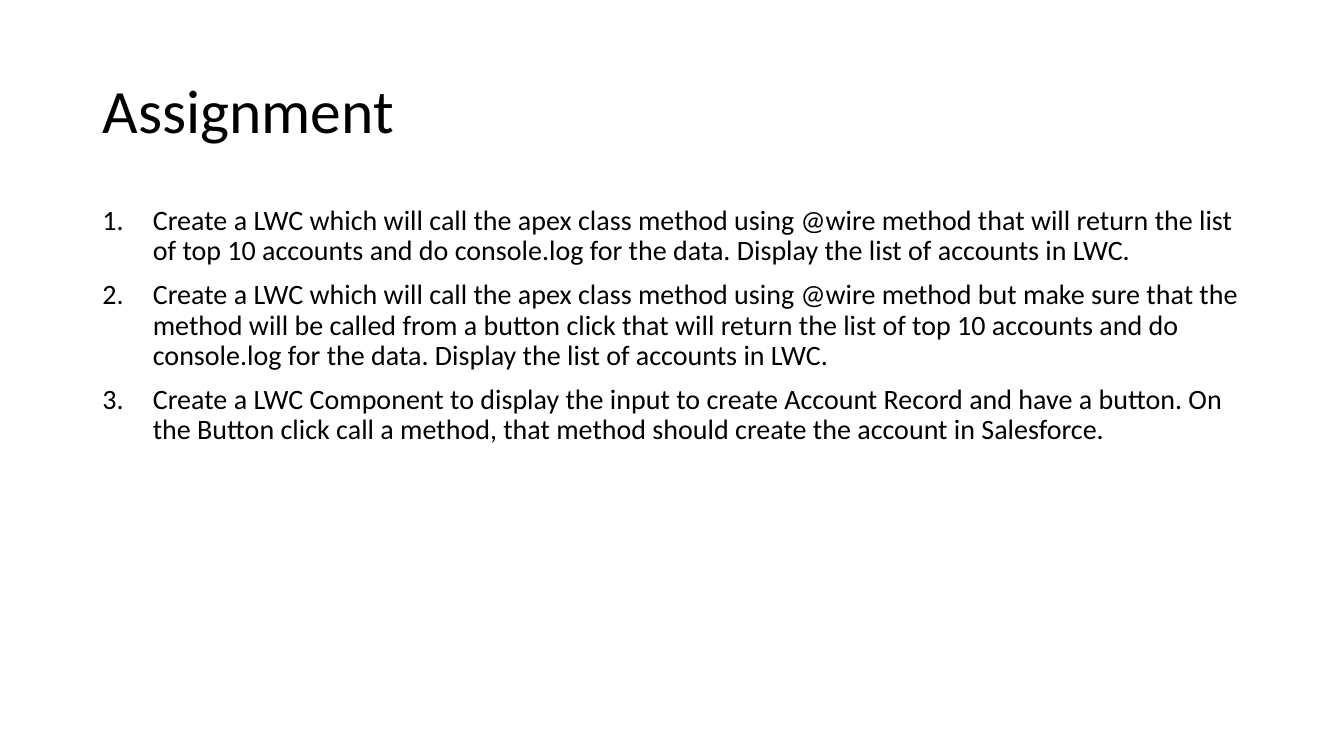
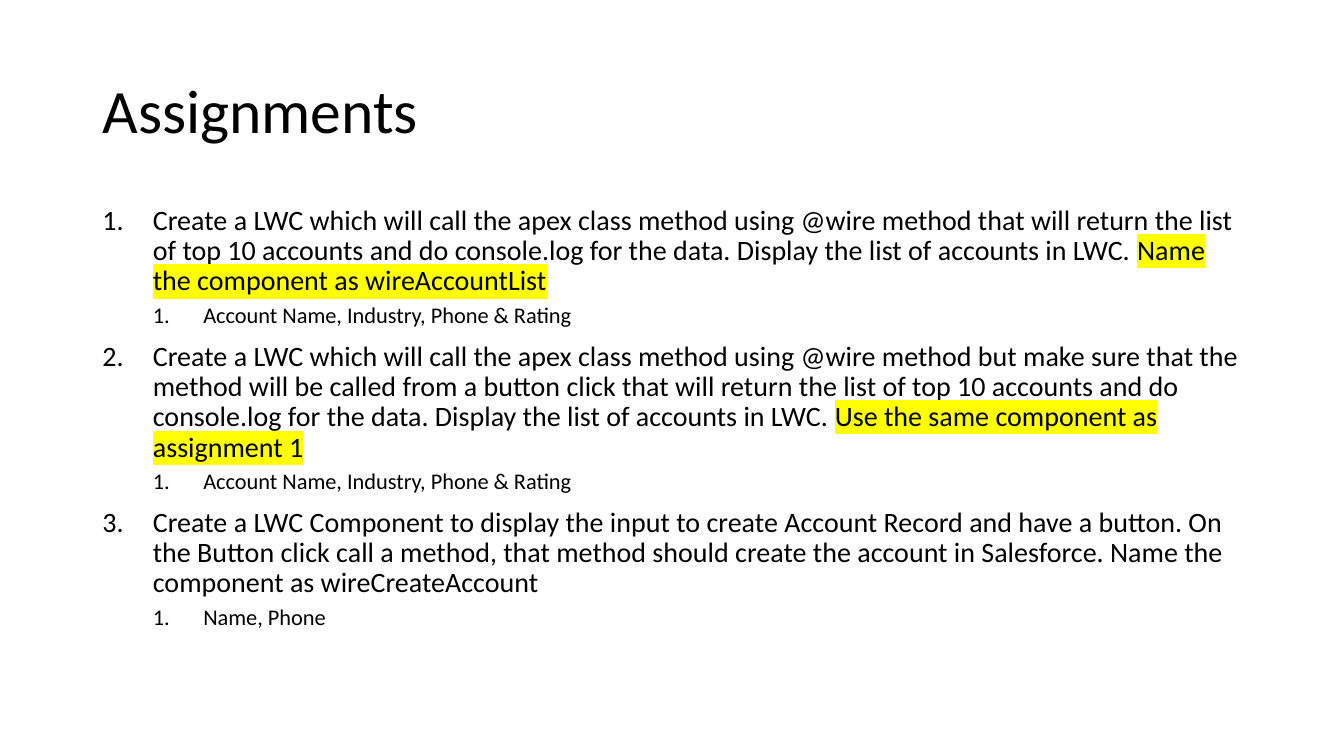
Before and after one commit to amitastreait/lwc-learning, a slide deck: slide 75 of docs/PPT/Lightning Web component.pptx (slide 55 before the commit). Drawn at 1344x756 pixels with LibreOffice and Linux fonts; fonts in the diff are those of the drawing. Boxes give left, top, right and bottom in pixels: in the first picture for what was removed or moved away, otherwise in the second. Text is boxed around its words. In the diff, an @@ line names an element or a change of style, - is before the commit and + after.

```diff
--- a/docs/PPT/Lightning Web component.pptx
+++ b/docs/PPT/Lightning Web component.pptx
@@ title at (102,90,417,144): text changed @@
-Assignment
+Assignments
@@ text at (153,210,1237,628): text changed @@
-1. Create a LWC which will call the apex class method using @wire method that will return the list of top 10 accounts and do console.log for the data. Display the list of accounts in LWC.
-2. Create a LWC which will call the apex class method using @wire method but make sure that the method will be called from a button click that will return the list of top 10 accounts and do console.log for the data. Display the list of accounts in LWC.
-3. Create a LWC Component to display the input to create Account Record and have a button. On the Button click call a method, that method should create the account in Salesforce.
+1. Create a LWC which will call the apex class method using @wire method that will return the list of top 10 accounts and do console.log for the data. Display the list of accounts in LWC. Name the component as wireAccountList
+  1. Account Name, Industry, Phone & Rating
+2. Create a LWC which will call the apex class method using @wire method but make sure that the method will be called from a button click that will return the list of top 10 accounts and do console.log for the data. Display the list of accounts in LWC. Use the same component as assignment 1
+  1. Account Name, Industry, Phone & Rating
+3. Create a LWC Component to display the input to create Account Record and have a button. On the Button click call a method, that method should create the account in Salesforce. Name the component as wireCreateAccount
+  1. Name, Phone
```
Also in this commit, not shown: 17 other slides changed, 47 slides added, 15 other files.
